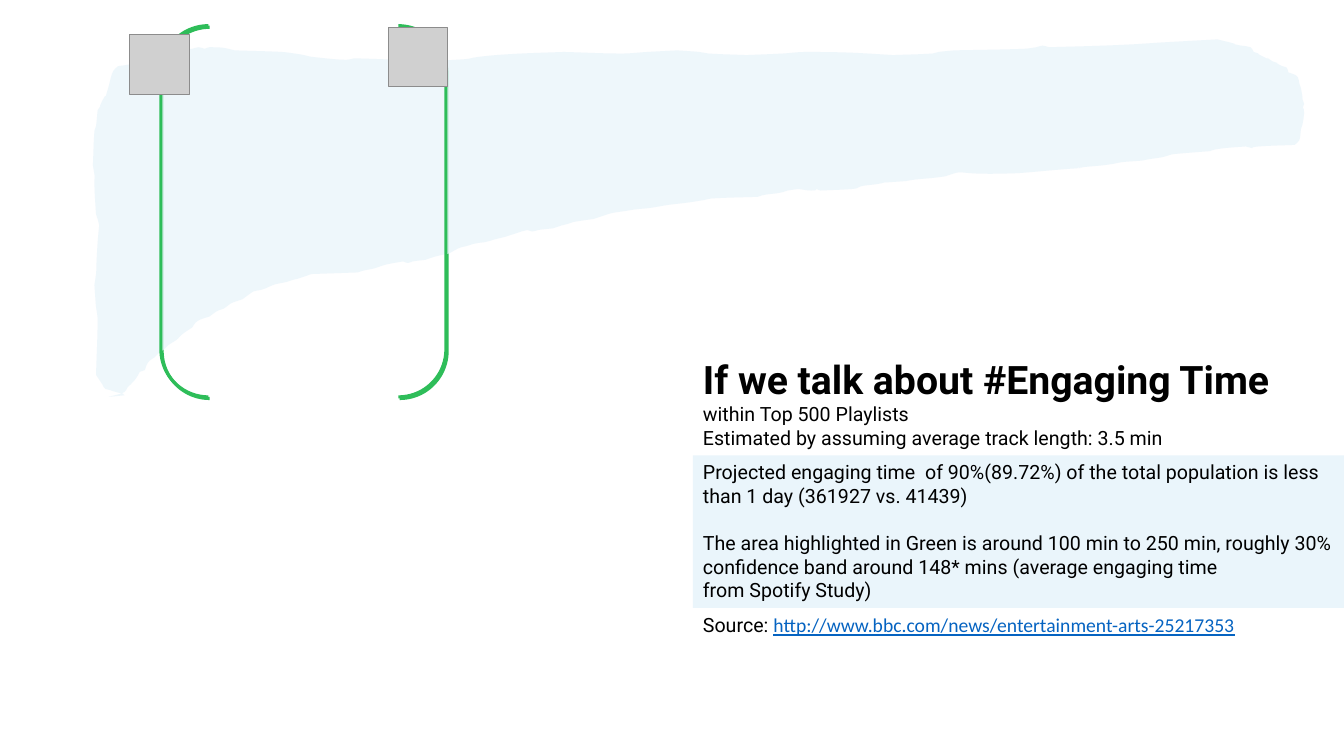
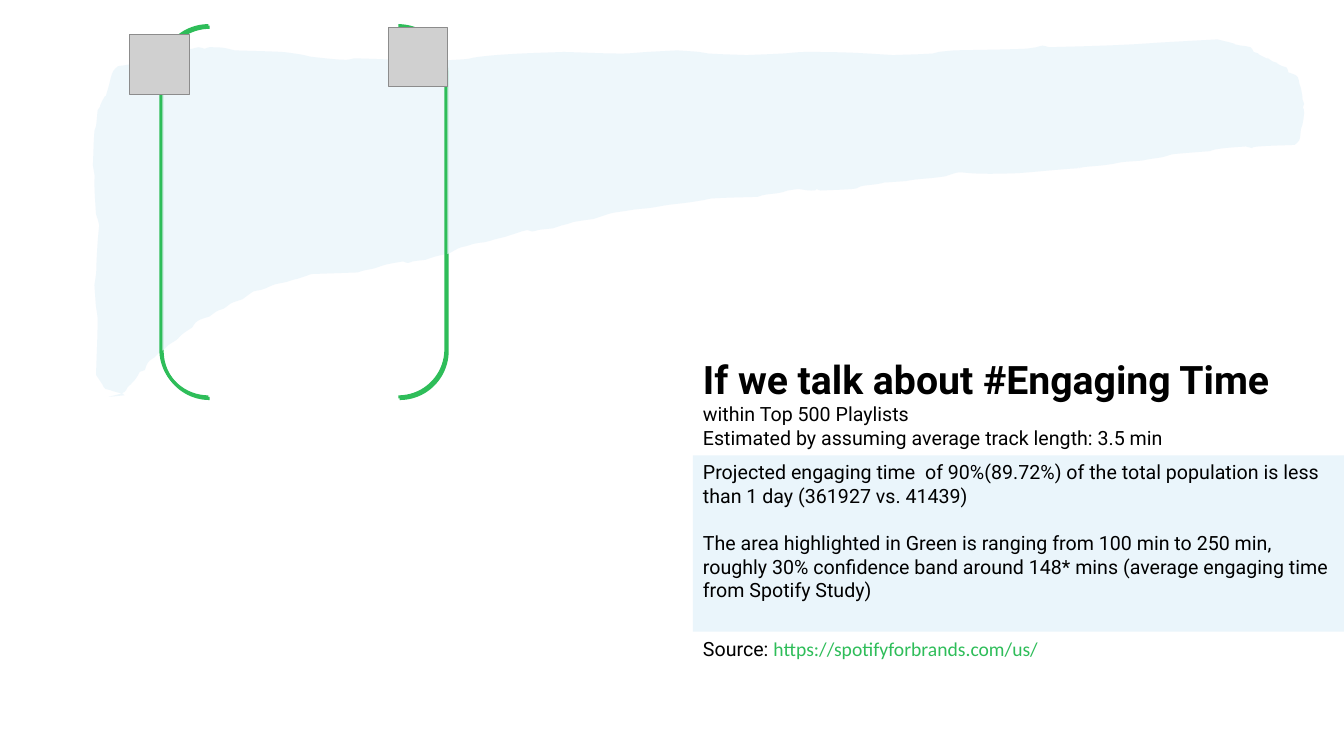
Before and after one commit to alonnir/playlist_summary_analysis, a slide deck: slide 5 of Presentation.pptx. Drawn at 1344x756 pixels with LibreOffice and Linux fonts; fonts in the diff are those of the drawing; grey boxes stand for pictures; background and template pictures are left out. Boxes give left, top, right and bottom in pixels: in the first picture for what was removed or moved away, otherwise in the second. Text is boxed around its words. In the diff, an @@ line names an element or a change of style, - is before the commit and + after.

```diff
--- a/Presentation.pptx
+++ b/Presentation.pptx
@@ rectangle "Projected engaging time of 90%(89.72%) ...": place and size @@
-rectangle "Projected engaging time of 90%(89.72%) ..." at [694, 456, 1344, 608]
+rectangle "Projected engaging time of 90%(89.72%) ..." at [694, 456, 1344, 632]
@@ text in rectangle at [703, 535, 1328, 579]: text changed @@
-The area highlighted in Green is around 100 min to 250 min, roughly 30% confidence band around 148* mins (average engaging time
+The area highlighted in Green is ranging from 100 min to 250 min, roughly 30% confidence band around 148* mins (average engaging time
@@ text at [703, 642, 1037, 659]: text changed; text colour #0563C1 to #2EBD59 @@
-Source: http://www.bbc.com/news/entertainment-arts-25217353
+Source: https://spotifyforbrands.com/us/
```
Also in this commit, not shown: 3 other slides changed, 10 slides added, 34 other files.
